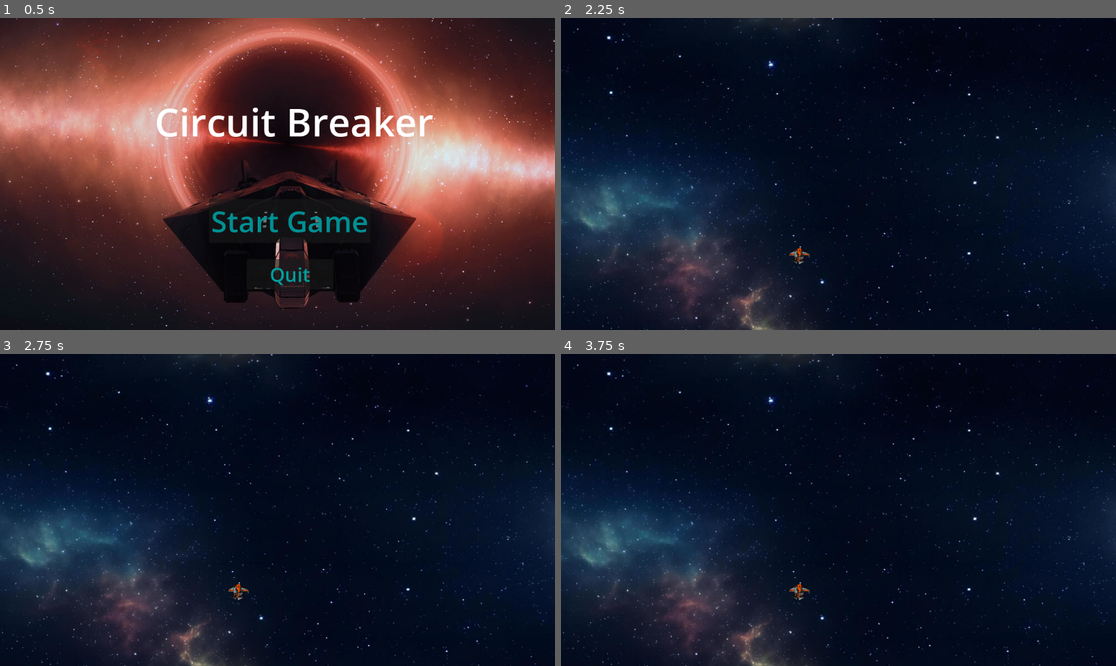
Above: before the commit, frames 1-4 (two rows, left to right).
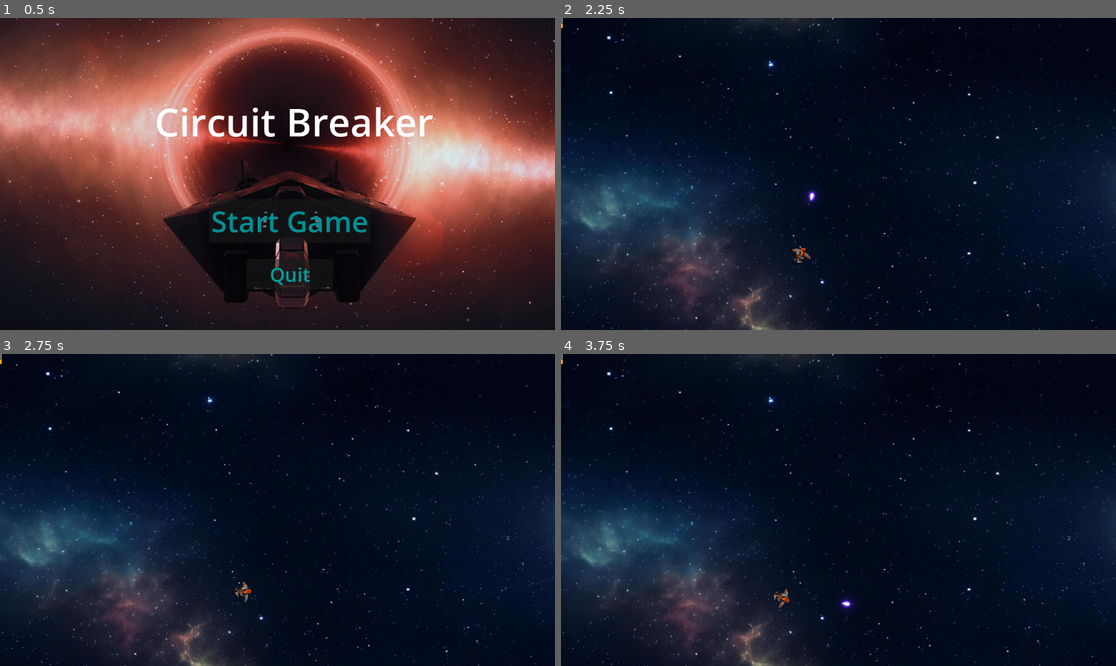
Above: after the commit, the same moments.

Repository: lavoiceC/Game-Design-Project
Game: Godot game, scene res://system.tscn
The game is run twice, just before and just after one commit, with the same random seed, the same clock (stepped at 60 frames per second) and the same inputs.
Inputs (mouse positions are in pixels of both pictures, inside the frame that each line leads up to):
- Up to frame 1 (0.5 s): no input
- Up to frame 2 (2.25 s): click "Start Game" at 0.5 s; click (849, 220) at 1.25 s, where only the run before the commit has a clickable "Start Game"; tap Enter at 2 s; hold Right (ui_right) from 2.03 s (still down); tap Space (shoot, bound only after the commit) at 2.1 s
- Up to frame 3 (2.75 s): keep holding Right (ui_right)
- Up to frame 4 (3.75 s): release Right (ui_right) at 2.78 s; hold Down (ui_down) 2.78-3.53 s; tap Space (shoot, bound only after the commit) at 2.85, 3.6 s; hold Right (ui_right) from 3.53 s (still down)

Frame 1 is identical in both runs. In frame 2, 0.2% of the frame differs, in the area x 0-47%, y 0-79%; in frame 3, 0.1%; in frame 4, 0.3%, in the area x 0-53%, y 0-82%.
Error before the commit: Parse Error: Expected ":" after "if" condition. (res://player.gd:49)

Commit message:
Update: Laser has been added with sound effect.

Diff:
--- a/bullet.tscn
+++ /dev/null
@@ -1,20 +0,0 @@
-[gd_scene format=3 uid="uid://bdai0dec0own1"]
-
-[ext_resource type="Script" uid="uid://dktbeowt86ni7" path="res://bullet.gd" id="1_v8qja"]
-[ext_resource type="Texture2D" uid="uid://b8vc4cy8ovg61" path="res://Assets/laserbeam.png" id="2_t4vbm"]
-
-[sub_resource type="RectangleShape2D" id="RectangleShape2D_rtl8c"]
-size = Vector2(17, 8)
-
-[node name="Bullet" type="Area2D" unique_id=1425461379]
-script = ExtResource("1_v8qja")
-metadata/_edit_group_ = true
-
-[node name="CollisionShape2D" type="CollisionShape2D" parent="." unique_id=2017881660]
-position = Vector2(-1.5, -3)
-shape = SubResource("RectangleShape2D_rtl8c")
-
-[node name="Sprite2D" type="Sprite2D" parent="." unique_id=327066602]
-position = Vector2(0, -3)
-scale = Vector2(0.535461, 0.5155039)
-texture = ExtResource("2_t4vbm")
--- a/chip.gd
+++ b/chip.gd
@@ -24,7 +24,6 @@
 var current_size:String = 'Lg'
 var current_color = textures['LgBlack']
 
-@onready var sprite = $chip
 # Called when the node enters the scene tree for the first time.
 func _ready() -> void:
 	pass
--- a/game.tscn
+++ b/game.tscn
@@ -4,6 +4,7 @@
 [ext_resource type="Script" uid="uid://dceffjs8rpmpn" path="res://game.gd" id="1_e2o6t"]
 [ext_resource type="Texture2D" uid="uid://biw6f41beuhjv" path="res://Assets/background.jpg" id="2_fc0e3"]
 [ext_resource type="PackedScene" uid="uid://bjf5naar08evt" path="res://chip.tscn" id="3_feb5d"]
+[ext_resource type="PackedScene" uid="uid://b3xq2p7s2jm1e" path="res://laser.tscn" id="4_7jktm"]
 
 [node name="Game" type="Node2D" unique_id=475679184]
 script = ExtResource("1_e2o6t")
@@ -14,6 +15,9 @@
 texture = ExtResource("2_fc0e3")
 
 [node name="Player" parent="." unique_id=368318907 instance=ExtResource("1_80nbo")]
+rotation = -0.11868239
+laser_scene = ExtResource("4_7jktm")
 
 [node name="Chip" parent="." unique_id=90414676 instance=ExtResource("3_feb5d")]
 position = Vector2(-9, 5)
+scale = Vector2(7, 7)
--- a/bullet.gd
+++ b/laser.gd
@@ -1,7 +1,5 @@
 extends Area2D
-@export var speed = 1000
-var velocity = Vector2.ZERO
-signal enemy_hit
+@export var speed:float = 800.0
 
 # Called when the node enters the scene tree for the first time.
 func _ready() -> void:
@@ -11,3 +9,10 @@
 # Called every frame. 'delta' is the elapsed time since the previous frame.
 func _process(delta: float) -> void:
 	pass
+func _physics_process(delta: float) -> void:
+	var forward = Vector2.UP.rotated(rotation)
+	global_position += forward * speed * delta
+
+
+func _on_visible_on_screen_notifier_2d_screen_exited() -> void:
+	queue_free()
--- /dev/null
+++ b/laser.tscn
@@ -0,0 +1,23 @@
+[gd_scene format=3 uid="uid://b3xq2p7s2jm1e"]
+
+[ext_resource type="Script" uid="uid://dktbeowt86ni7" path="res://laser.gd" id="1_6vqwg"]
+[ext_resource type="Texture2D" uid="uid://b8vc4cy8ovg61" path="res://Assets/laserbeam.png" id="2_g6b45"]
+
+[sub_resource type="RectangleShape2D" id="RectangleShape2D_rtl8c"]
+size = Vector2(17, 15)
+
+[node name="Laser" type="Area2D" unique_id=1425461379]
+script = ExtResource("1_6vqwg")
+
+[node name="CollisionShape2D" type="CollisionShape2D" parent="." unique_id=2017881660]
+shape = SubResource("RectangleShape2D_rtl8c")
+
+[node name="Sprite2D" type="Sprite2D" parent="." unique_id=327066602]
+position = Vector2(0, -3)
+rotation = -1.5707964
+scale = Vector2(0.535461, 0.5155039)
+texture = ExtResource("2_g6b45")
+
+[node name="VisibleOnScreenNotifier2D" type="VisibleOnScreenNotifier2D" parent="." unique_id=926247618]
+
+[connection signal="screen_exited" from="VisibleOnScreenNotifier2D" to="." method="_on_visible_on_screen_notifier_2d_screen_exited"]
--- a/player.gd
+++ b/player.gd
@@ -1,20 +1,33 @@
 extends CharacterBody2D
-@export var thrust_power: float = 150.0
+@export var thrust_power: float = 175.0
 @export var rotation_speed: float = 2.0
 @export var friction: float = 0.5
 @export var max_speed: float = 200.0
-
+@export var laser_scene: PackedScene
 var screen_size: Vector2
-
+var LASER_SCENE = preload("res://laser.tscn")
+@onready var shoot_sound = $ShootSound
 func _ready():
 	screen_size = get_viewport_rect().size
 
+func shoot():
+
+	var laser = LASER_SCENE.instantiate()
+	var nose_offset = Vector2(0, -35).rotated(rotation)
+	laser.global_position = global_position + nose_offset
+	laser.rotation = rotation + 0.15 #  additional offset because the laser would not fire from the front of ship.
+	get_parent().call_deferred("add_child",laser)
+	shoot_sound.play()
+
 func _physics_process(delta: float):
-	# 1. Handle Rotation
+	# Handle Rotation
 	var rotation_dir = Input.get_axis("ui_left", "ui_right")
 	rotation += rotation_dir * rotation_speed * delta
 
-	# 2. Handle Thrust
+	# Handle Shooting
+	if Input.is_action_just_pressed("shoot"):
+		shoot()
+	# Handle Thrust
 	if Input.is_action_pressed("ui_up"):
 		var forward_direction = Vector2.UP.rotated(rotation)
 		velocity += forward_direction * thrust_power * delta
@@ -44,6 +57,3 @@
 		position.y = 0
 	elif position.y < 0:
 		position.y = screen_size.y
-
-func shot_fired():
-	if Input.is_action_just_pressed("")
--- a/player.tscn
+++ b/player.tscn
@@ -2,20 +2,25 @@
 
 [ext_resource type="Script" uid="uid://cjvqm1qwpcrio" path="res://player.gd" id="1_onrkg"]
 [ext_resource type="Texture2D" uid="uid://cctrdpi4mbtcv" path="res://Assets/17_resultado.png" id="2_i3pqv"]
+[ext_resource type="AudioStream" uid="uid://hyllx1el3e44" path="res://lasersound.mp3" id="3_i3pqv"]
 
-[sub_resource type="CircleShape2D" id="CircleShape2D_hqtel"]
-radius = 3.8284273
+[sub_resource type="RectangleShape2D" id="RectangleShape2D_onrkg"]
+size = Vector2(26.368073, 27.237055)
 
 [node name="Player" type="CharacterBody2D" unique_id=521205397]
 rotation = 0.7853982
 script = ExtResource("1_onrkg")
 
 [node name="CollisionShape2D" type="CollisionShape2D" parent="." unique_id=1305935437]
-position = Vector2(-1, 0)
-scale = Vector2(1, 0.99999994)
+position = Vector2(-5.4800777, -4.0658646)
+scale = Vector2(1, 0.9999998)
 skew = -0.03141594
-shape = SubResource("CircleShape2D_hqtel")
+shape = SubResource("RectangleShape2D_onrkg")
 
 [node name="Sprite2D" type="Sprite2D" parent="." unique_id=950772293]
+rotation = 0.9424778
 scale = Vector2(0.5, 0.5)
 texture = ExtResource("2_i3pqv")
+
+[node name="ShootSound" type="AudioStreamPlayer" parent="." unique_id=80078716]
+stream = ExtResource("3_i3pqv")
--- a/project.godot
+++ b/project.godot
@@ -16,6 +16,14 @@
 config/icon="res://icon.svg"
 config/windows_native_icon="uid://cctrdpi4mbtcv"
 
+[input]
+
+shoot={
+"deadzone": 0.1,
+"events": [Object(InputEventKey,"resource_local_to_scene":false,"resource_name":"","device":0,"window_id":0,"alt_pressed":false,"shift_pressed":false,"ctrl_pressed":false,"meta_pressed":false,"pressed":false,"keycode":0,"physical_keycode":32,"key_label":0,"unicode":0,"location":0,"echo":false,"script":null)
+]
+}
+
 [physics]
 
 3d/physics_engine="Jolt Physics"
--- a/system.gd
+++ b/system.gd
@@ -14,7 +14,7 @@
 func _on_start_menu_start() -> void:
 	var new_game = game.instantiate()
 	add_child(new_game)
-	remove_child($Menu)
+	remove_child($'Start Menu')
 	$AudioStreamPlayer2D.stop()
 
 
Renamed: bullet.gd.uid -> laser.gd.uid
Not shown, added: lasersound.mp3.import
Not shown, added: lasersound.mp3
